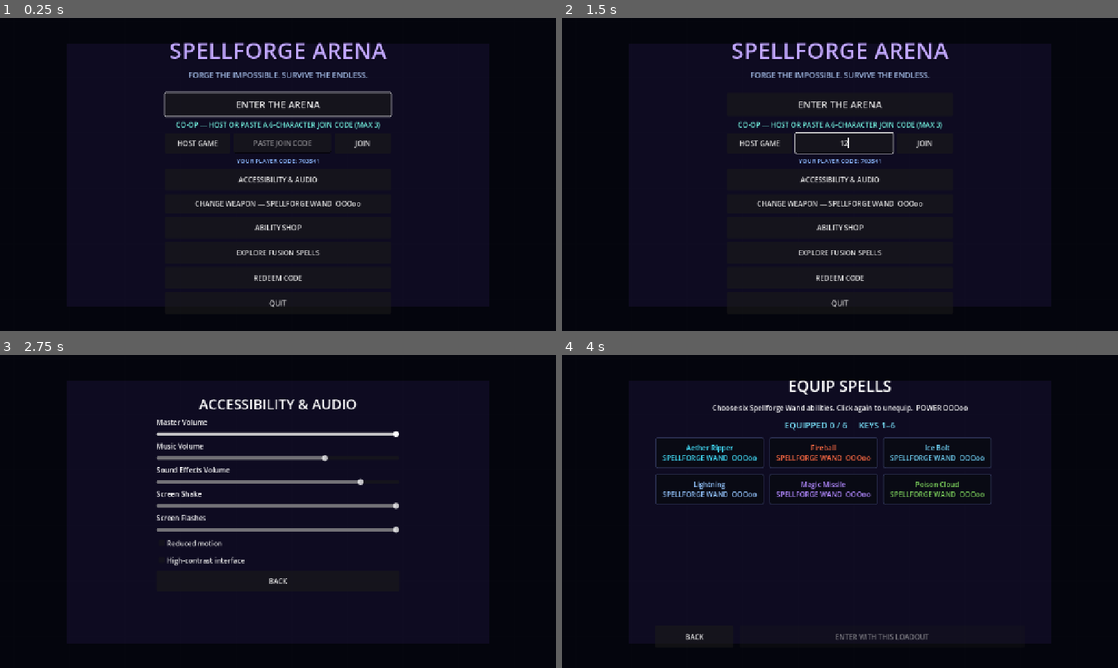
Above: before the commit, frames 1-4 (two rows, left to right).
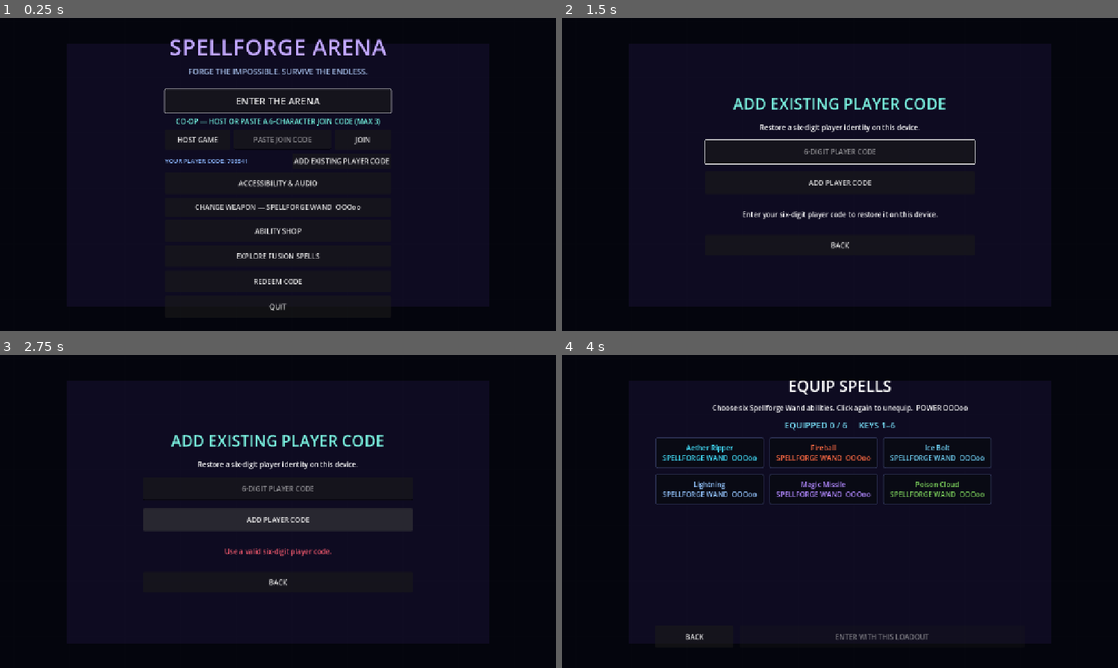
Above: after the commit, the same moments.

Repository: dwangnext/SpellForge-Arena
Game: Godot game, scene res://Scenes/Core/Main.tscn
The game is run twice, just before and just after one commit, with the same random seed, the same clock (stepped at 60 frames per second) and the same inputs.
Inputs (mouse positions are in pixels of both pictures, inside the frame that each line leads up to):
- Up to frame 1 (0.25 s): no input
- Up to frame 2 (1.5 s): click (845, 143) at 0.52 s; type "12" at 0.6 s; click (901, 161) at 1.25 s, where only the run after the commit has a clickable "ADD EXISTING PLAYER CODE"
- Up to frame 3 (2.75 s): click (278, 520) at 2 s, where only the run after the commit has a clickable "ADD PLAYER CODE"
- Up to frame 4 (4 s): click "BACK" at 2.75 s; click "ENTER THE ARENA" at 3.5 s

The runs differ from the first frame. In frame 1, 6.2% of the frame differs, in the area x 29-71%, y 6-94%; in frame 2, 5.5%; in frame 3, 8.3%, in the area x 25-75%, y 14-74%; in frame 4, less than 0.1%.

Commit message:
Add player code recovery and distinct Rift Gauntlet abilities

Diff:
--- a/Resources/Spells/annihilation_wave.tres
+++ b/Resources/Spells/annihilation_wave.tres
@@ -5,7 +5,7 @@
 script = ExtResource("1")
 id = "annihilation_wave"
 display_name = "Annihilation Wave"
-description = "Unzips reality in a colossal straight line, repeatedly erasing everything caught in the breach."
+description = "Unzips reality into a colossal straight scar. Targets inside are steadily erased until the breach seals."
 spell_scene = ExtResource("2")
 visual_style = 6
 primary_color = Color(0.72, 0.12, 1, 1)
--- a/Resources/Spells/chrono_lock.tres
+++ b/Resources/Spells/chrono_lock.tres
@@ -1,11 +1,11 @@
 [gd_resource type="Resource" script_class="SpellDefinition" load_steps=3 format=3]
 [ext_resource type="Script" path="res://Scripts/Spells/spell_definition.gd" id="1"]
-[ext_resource type="PackedScene" path="res://Scenes/Spells/ProjectileSpell.tscn" id="2"]
+[ext_resource type="PackedScene" path="res://Scenes/Spells/ChronoLockProjectile.tscn" id="2"]
 [resource]
 script = ExtResource("1")
 id = "chrono_lock"
 display_name = "Chrono Lock"
-description = "A clockwork mote aggressively seeks a target and arrests its timeline on contact."
+description = "Tags an enemy with three spinning clock-runes. For two seconds they cross-zap the target with rapid electric time damage."
 spell_scene = ExtResource("2")
 visual_style = 2
 primary_color = Color(1, 0.82, 0.16, 1)
@@ -14,15 +14,15 @@
 unlock_cost = 4400
 weapon_id = "gauntlet"
 fusion_eligible = false
-damage = 118.0
-cooldown = 0.62
+damage = 142.0
+cooldown = 1.15
 cast_range = 1080.0
 speed = 1050.0
-knockback_force = 140.0
+knockback_force = 0.0
 homing = true
 homing_strength = 11.0
 intrinsic_status = "stun"
 intrinsic_status_chance = 1.0
-intrinsic_status_duration = 1.4
+intrinsic_status_duration = 0.32
 sound_pitch_hz = 1020.0
 sound_duration = 0.12
--- a/Resources/Spells/null_barrage.tres
+++ b/Resources/Spells/null_barrage.tres
@@ -1,24 +1,27 @@
 [gd_resource type="Resource" script_class="SpellDefinition" load_steps=3 format=3]
 [ext_resource type="Script" path="res://Scripts/Spells/spell_definition.gd" id="1"]
-[ext_resource type="PackedScene" path="res://Scenes/Spells/RevolverSpell.tscn" id="2"]
+[ext_resource type="PackedScene" path="res://Scenes/Spells/DragonFlameSpell.tscn" id="2"]
 [resource]
 script = ExtResource("1")
 id = "null_barrage"
-display_name = "Null Barrage"
-description = "The gauntlet tears open seven tiny firing ports and pours void bolts through them."
+display_name = "Dragonflare Rush"
+description = "Become the dragon: breathe a close-range cone of armor-melting fire while surging 38% faster. The flame never knocks enemies away."
 spell_scene = ExtResource("2")
-visual_style = 8
-primary_color = Color(0.3, 1, 0.82, 1)
-secondary_color = Color(0.78, 0.42, 1, 1)
+visual_style = 0
+primary_color = Color(1, 0.18, 0.035, 1)
+secondary_color = Color(1, 0.86, 0.2, 1)
 weapon_id = "gauntlet"
 fusion_eligible = false
-damage = 62.0
-cooldown = 0.92
-cast_range = 1150.0
-speed = 1550.0
-knockback_force = 72.0
-burst_count = 7
-burst_interval = 0.06
-spread_degrees = 9.0
-sound_pitch_hz = 690.0
-sound_duration = 0.055
+damage = 31.0
+cooldown = 1.15
+cast_range = 300.0
+speed = 0.0
+knockback_force = 0.0
+duration = 0.72
+tick_interval = 0.1
+intrinsic_status = "burn"
+intrinsic_status_chance = 1.0
+intrinsic_status_duration = 2.0
+intrinsic_status_damage = 18.0
+sound_pitch_hz = 145.0
+sound_duration = 0.48
--- a/Resources/Spells/prism_collapse.tres
+++ b/Resources/Spells/prism_collapse.tres
@@ -1,11 +1,11 @@
 [gd_resource type="Resource" script_class="SpellDefinition" load_steps=3 format=3]
 [ext_resource type="Script" path="res://Scripts/Spells/spell_definition.gd" id="1"]
-[ext_resource type="PackedScene" path="res://Scenes/Spells/ClusterRoundSpell.tscn" id="2"]
+[ext_resource type="PackedScene" path="res://Scenes/Spells/RiftStepSpell.tscn" id="2"]
 [resource]
 script = ExtResource("1")
 id = "prism_collapse"
-display_name = "Prism Collapse"
-description = "A bright rift crystal crosses the arena, then collapses into eleven seeking fragments."
+display_name = "Mirrorstep Sever"
+description = "Fold through the arena in one violet flash, cutting every target along the path and leaving a luminous dimensional scar."
 spell_scene = ExtResource("2")
 visual_style = 3
 primary_color = Color(0.15, 0.9, 1, 1)
@@ -14,13 +14,12 @@
 unlock_cost = 7200
 weapon_id = "gauntlet"
 fusion_eligible = false
-damage = 205.0
-cooldown = 1.45
-cast_range = 1200.0
-speed = 900.0
-knockback_force = 225.0
-burst_count = 11
-spread_degrees = 78.0
-impact_delay = 0.62
-sound_pitch_hz = 410.0
-sound_duration = 0.24
+damage = 310.0
+cooldown = 1.8
+cast_range = 380.0
+speed = 0.0
+knockback_force = 65.0
+duration = 0.3
+line_width = 76.0
+sound_pitch_hz = 760.0
+sound_duration = 0.22
--- /dev/null
+++ b/Scenes/Spells/ChronoLockProjectile.tscn
@@ -0,0 +1,17 @@
+[gd_scene load_steps=3 format=3]
+
+[ext_resource type="Script" path="res://Scripts/Spells/chrono_lock_projectile.gd" id="1"]
+
+[sub_resource type="CircleShape2D" id="1"]
+radius = 15.0
+
+[node name="ChronoLockProjectile" type="Node2D"]
+z_index = 7
+script = ExtResource("1")
+
+[node name="Hitbox" type="Area2D" parent="."]
+collision_layer = 8
+collision_mask = 16
+
+[node name="CollisionShape2D" type="CollisionShape2D" parent="Hitbox"]
+shape = SubResource("1")
--- /dev/null
+++ b/Scenes/Spells/DragonFlameSpell.tscn
@@ -0,0 +1,7 @@
+[gd_scene load_steps=2 format=3]
+
+[ext_resource type="Script" path="res://Scripts/Spells/dragon_flame_spell.gd" id="1"]
+
+[node name="DragonFlameSpell" type="Node2D"]
+z_index = 7
+script = ExtResource("1")
--- /dev/null
+++ b/Scenes/Spells/RiftStepSpell.tscn
@@ -0,0 +1,7 @@
+[gd_scene load_steps=2 format=3]
+
+[ext_resource type="Script" path="res://Scripts/Spells/rift_step_spell.gd" id="1"]
+
+[node name="RiftStepSpell" type="Node2D"]
+z_index = 8
+script = ExtResource("1")
--- a/Scripts/Meta/meta_progression.gd
+++ b/Scripts/Meta/meta_progression.gd
@@ -13,7 +13,7 @@
 const WEAPON_DATA := {
 	"wand": {"name": "Spellforge Wand", "cost": 0, "power": 3, "description": "Flexible elements, area control, and fusion spells"},
 	"revolver": {"name": "Arcane Revolver", "cost": 10000, "power": 4, "description": "Rapid salvos, rail rounds, and stunning ammunition"},
-	"gauntlet": {"name": "Rift Gauntlet", "cost": 18000, "power": 5, "description": "Singularities, phase weapons, and reality-breaking barrages"},
+	"gauntlet": {"name": "Rift Gauntlet", "cost": 18000, "power": 5, "description": "Dragonfire, time traps, teleport slashes, and singularities"},
 }
 
 var meta_coins := 0
@@ -244,6 +244,15 @@
 	for recipe in fusion_recipes:
 		unlocked_fusions[recipe.id] = true
 	_commit_change()
+
+
+func set_player_code(code: String) -> bool:
+	var cleaned := code.strip_edges()
+	if cleaned.length() != 6 or not cleaned.is_valid_int():
+		return false
+	player_code = cleaned
+	_commit_change()
+	return true
 
 
 func get_fusion_cost(recipe: FusionRecipe) -> int:
--- a/Scripts/Player/player_controller.gd
+++ b/Scripts/Player/player_controller.gd
@@ -25,6 +25,8 @@
 var _animation_time := 0.0
 var _riot_shield_active := false
 var _weapon_id := "wand"
+var _temporary_speed_multiplier := 1.0
+var _speed_boost_remaining := 0.0
 
 
 func _ready() -> void:
@@ -51,6 +53,7 @@
 
 func _physics_process(delta: float) -> void:
 	_animation_time += delta
+	_update_temporary_speed(delta)
 	queue_redraw()
 	_update_aim()
 	_update_dash_cooldown(delta)
@@ -74,7 +77,7 @@
 
 func _process_movement(delta: float) -> void:
 	var input_direction := InputManager.get_movement_vector()
-	var target_speed := maximum_speed
+	var target_speed := maximum_speed * _temporary_speed_multiplier
 	if input_direction.length_squared() <= 0.0 and InputManager.is_cursor_move_pressed():
 		var cursor_offset := InputManager.get_aim_position(get_viewport()) - global_position
 		if cursor_offset.length() > 12.0:
@@ -86,6 +89,20 @@
 		velocity = velocity.move_toward(target_velocity, acceleration * delta)
 	else:
 		velocity = velocity.move_toward(Vector2.ZERO, deceleration * delta)
+
+
+func grant_temporary_speed(multiplier: float, duration: float) -> void:
+	_temporary_speed_multiplier = maxf(_temporary_speed_multiplier, maxf(multiplier, 1.0))
+	_speed_boost_remaining = maxf(_speed_boost_remaining, duration)
+
+
+func _update_temporary_speed(delta: float) -> void:
+	if _speed_boost_remaining <= 0.0:
+		_temporary_speed_multiplier = 1.0
+		return
+	_speed_boost_remaining = maxf(_speed_boost_remaining - delta, 0.0)
+	if _speed_boost_remaining <= 0.0:
+		_temporary_speed_multiplier = 1.0
 
 
 func _try_start_dash() -> void:
--- /dev/null
+++ b/Scripts/Spells/chrono_lock_field.gd
@@ -0,0 +1,55 @@
+class_name ChronoLockField
+extends Spell
+
+const LOCK_DURATION := 2.0
+const DAMAGE_INTERVAL := 0.25
+
+var _target: Area2D
+var _elapsed := 0.0
+var _damage_remaining := 0.0
+
+
+func bind_target(target: Area2D) -> void:
+	_target = target
+
+
+func activate() -> void:
+	sound_enabled = false
+	super.activate()
+	_damage_remaining = 0.0
+	queue_redraw()
+
+
+func _physics_process(delta: float) -> void:
+	_elapsed += delta
+	_damage_remaining -= delta
+	if not is_instance_valid(_target) or _target.is_queued_for_deletion():
+		finish()
+		return
+	global_position = _target.global_position
+	global_rotation = 0.0
+	if _damage_remaining <= 0.0:
+		_damage_remaining += DAMAGE_INTERVAL
+		damage_hurtbox(_target, 0.13, Vector2.ZERO)
+		AudioManager.play_spell_sfx(global_position, 1180.0 + sin(_elapsed * 17.0) * 120.0, 0.045)
+	queue_redraw()
+	if _elapsed >= LOCK_DURATION:
+		CameraEffects.flash(Color("76dfff"), 0.08, 0.09)
+		finish()
+
+
+func _draw() -> void:
+	var pulse := 1.0 + sin(_elapsed * 14.0) * 0.08
+	var spin := _elapsed * 5.5
+	draw_circle(Vector2.ZERO, 35.0 * pulse, Color(0.18, 0.55, 1.0, 0.09))
+	draw_arc(Vector2.ZERO, 31.0 * pulse, spin, spin + 4.9, 36, Color("80edff"), 3.0, true)
+	draw_arc(Vector2.ZERO, 23.0, -spin * 1.3, -spin * 1.3 + 4.4, 30, Color("ffe260"), 2.5, true)
+	for index in range(3):
+		var angle := spin + TAU * float(index) / 3.0
+		var rune_position := Vector2.RIGHT.rotated(angle) * 42.0
+		draw_circle(rune_position, 7.0, Color("ffe260"))
+		draw_circle(rune_position, 3.0, Color.WHITE)
+		var zig := PackedVector2Array([rune_position, rune_position * 0.62 + Vector2(-5, 4).rotated(angle), Vector2.RIGHT.rotated(angle + 0.7) * 13.0, Vector2.ZERO])
+		draw_polyline(zig, Color("79eaff"), 2.5, true)
+	draw_line(Vector2(-13, 0), Vector2(13, 0), Color("d9fbff"), 2.0, true)
+	draw_line(Vector2(0, -13), Vector2(0, 13), Color("d9fbff"), 2.0, true)
--- /dev/null
+++ b/Scripts/Spells/chrono_lock_projectile.gd
@@ -0,0 +1,30 @@
+class_name ChronoLockProjectile
+extends ProjectileSpell
+
+
+func _on_area_entered(area: Area2D) -> void:
+	if _ended or not area.has_method("receive_hit"):
+		return
+	var target_id := area.get_instance_id()
+	if _hit_ids.has(target_id):
+		return
+	_hit_ids[target_id] = true
+	damage_hurtbox(area, 0.35, Vector2.ZERO)
+	var field := ChronoLockField.new()
+	get_parent().add_child(field)
+	field.configure(definition, caster, area.global_position, area.global_position, modifiers)
+	field.bind_target(area)
+	field.activate()
+	CameraEffects.flash(Color("80edff"), 0.12, 0.1)
+	_end_projectile(false)
+
+
+func _draw() -> void:
+	if definition == null:
+		return
+	var time := Time.get_ticks_msec() * 0.006
+	draw_circle(Vector2.ZERO, 14.0, Color(0.3, 0.82, 1.0, 0.22))
+	draw_arc(Vector2.ZERO, 11.0, time, time + 5.0, 24, definition.primary_color, 2.5, true)
+	draw_line(Vector2.ZERO, Vector2(7, 0).rotated(time * 0.7), Color.WHITE, 2.0, true)
+	draw_line(Vector2.ZERO, Vector2(5, 0).rotated(-time * 1.8), definition.secondary_color, 2.0, true)
+	draw_circle(Vector2.ZERO, 2.5, Color.WHITE)
--- /dev/null
+++ b/Scripts/Spells/dragon_flame_spell.gd
@@ -0,0 +1,68 @@
+class_name DragonFlameSpell
+extends Spell
+
+const CONE_HALF_ANGLE := deg_to_rad(31.0)
+
+var _elapsed := 0.0
+var _tick_remaining := 0.0
+var _query_shape := CircleShape2D.new()
+var _query := PhysicsShapeQueryParameters2D.new()
+
+
+func activate() -> void:
+	super.activate()
+	_query_shape.radius = get_cast_range()
+	_query.shape = _query_shape
+	_query.collision_mask = 16
+	_query.collide_with_areas = true
+	_query.collide_with_bodies = false
+	if is_instance_valid(caster) and caster.has_method("grant_temporary_speed"):
+		caster.grant_temporary_speed(1.38, definition.duration + 0.8)
+	CameraEffects.flash(Color("ff793d"), 0.09, 0.08)
+
+
+func _physics_process(delta: float) -> void:
+	_elapsed += delta
+	_tick_remaining -= delta
+	if is_instance_valid(caster):
+		global_position = caster.global_position
+		direction = Vector2.RIGHT.rotated(caster.global_rotation)
+		global_rotation = direction.angle()
+	if _tick_remaining <= 0.0:
+		_tick_remaining += definition.tick_interval
+		_damage_cone()
+	queue_redraw()
+	if _elapsed >= definition.duration:
+		finish()
+
+
+func _damage_cone() -> void:
+	_query.transform = Transform2D(0.0, global_position)
+	for result in get_world_2d().direct_space_state.intersect_shape(_query, 128):
+		var hurtbox := result.get("collider") as Area2D
+		if hurtbox == null:
+			continue
+		var offset := hurtbox.global_position - global_position
+		if offset.length_squared() <= 1.0 or absf(direction.angle_to(offset.normalized())) <= CONE_HALF_ANGLE:
+			damage_hurtbox(hurtbox, 1.0, Vector2.ZERO)
+
+
+func _draw() -> void:
+	if definition == null:
+		return
+	var life := clampf(_elapsed / maxf(definition.duration, 0.01), 0.0, 1.0)
+	var flicker := 0.86 + sin(_elapsed * 48.0) * 0.12
+	var length := get_cast_range() * flicker
+	var outer := PackedVector2Array([Vector2(8, 0)])
+	var inner := PackedVector2Array([Vector2(12, 0)])
+	for index in range(13):
+		var amount := float(index) / 12.0
+		var angle := lerpf(-CONE_HALF_ANGLE, CONE_HALF_ANGLE, amount)
+		outer.append(Vector2.RIGHT.rotated(angle) * length * (0.86 + sin(index * 2.7 + _elapsed * 35.0) * 0.08))
+		inner.append(Vector2.RIGHT.rotated(angle * 0.72) * length * 0.72)
+	draw_colored_polygon(outer, Color(1.0, 0.15, 0.025, 0.38 * (1.0 - life * 0.35)))
+	draw_colored_polygon(inner, Color(1.0, 0.78, 0.12, 0.72))
+	for index in range(5):
+		var progress := fmod(_elapsed * (2.2 + index * 0.18) + index * 0.19, 1.0)
+		var flame_position := Vector2(get_cast_range() * progress, sin(_elapsed * 24.0 + index * 1.7) * progress * 65.0)
+		draw_circle(flame_position, lerpf(14.0, 4.0, progress), Color("fff2a3" if index % 2 == 0 else "ff4d27"))
--- /dev/null
+++ b/Scripts/Spells/rift_step_spell.gd
@@ -0,0 +1,50 @@
+class_name RiftStepSpell
+extends Spell
+
+var _elapsed := 0.0
+var _slash_length := 0.0
+var _shape := RectangleShape2D.new()
+var _query := PhysicsShapeQueryParameters2D.new()
+
+
+func activate() -> void:
+	super.activate()
+	_slash_length = cast_origin.distance_to(target_position)
+	_shape.size = Vector2(maxf(_slash_length, 1.0), definition.line_width)
+	_query.shape = _shape
+	_query.transform = Transform2D(direction.angle(), cast_origin + direction * _slash_length * 0.5)
+	_query.collision_mask = 16
+	_query.collide_with_areas = true
+	_query.collide_with_bodies = false
+	for result in get_world_2d().direct_space_state.intersect_shape(_query, 128):
+		var hurtbox := result.get("collider") as Area2D
+		if hurtbox != null:
+			damage_hurtbox(hurtbox, 1.0, direction)
+	if is_instance_valid(caster):
+		caster.global_position = target_position
+		if caster.has_method("grant_temporary_speed"):
+			caster.grant_temporary_speed(1.18, 0.75)
+	CameraEffects.shake(7.0, 0.18)
+	CameraEffects.flash(Color("ef68ff"), 0.14, 0.12)
+	queue_redraw()
+
+
+func _physics_process(delta: float) -> void:
+	_elapsed += delta
+	queue_redraw()
+	if _elapsed >= definition.duration:
+		finish()
+
+
+func _draw() -> void:
+	if definition == null:
+		return
+	var fade := 1.0 - clampf(_elapsed / maxf(definition.duration, 0.01), 0.0, 1.0)
+	var end := Vector2(_slash_length, 0.0)
+	draw_line(Vector2.ZERO, end, Color(0.55, 0.05, 1.0, 0.18 * fade), definition.line_width * 2.2, true)
+	draw_line(Vector2.ZERO, end, Color(definition.primary_color, 0.72 * fade), definition.line_width, true)
+	draw_line(Vector2.ZERO, end, Color(definition.secondary_color, fade), 5.0, true)
+	for index in range(6):
+		var progress := float(index) / 5.0
+		var center := end * progress
+		draw_arc(center, 18.0 + index * 3.0, -1.2, 1.2, 12, Color(definition.secondary_color, fade * (1.0 - progress * 0.5)), 3.0, true)
--- a/UI/Scenes/MainMenu.tscn
+++ b/UI/Scenes/MainMenu.tscn
@@ -91,13 +91,22 @@
 custom_minimum_size = Vector2(130, 46)
 layout_mode = 2
 text = "JOIN"
-[node name="PlayerCode" type="Label" parent="Center/MenuPanel"]
-unique_name_in_owner = true
-layout_mode = 2
+[node name="PlayerCodeRow" type="HBoxContainer" parent="Center/MenuPanel"]
+layout_mode = 2
+theme_override_constants/separation = 8
+[node name="PlayerCode" type="Label" parent="Center/MenuPanel/PlayerCodeRow"]
+unique_name_in_owner = true
+layout_mode = 2
+size_flags_horizontal = 3
 theme_override_colors/font_color = Color(0.55, 0.72, 1, 1)
 theme_override_font_sizes/font_size = 14
 text = "YOUR PLAYER CODE: ------"
-horizontal_alignment = 1
+vertical_alignment = 1
+[node name="ExistingPlayerButton" type="Button" parent="Center/MenuPanel/PlayerCodeRow"]
+unique_name_in_owner = true
+custom_minimum_size = Vector2(225, 36)
+layout_mode = 2
+text = "ADD EXISTING PLAYER CODE"
 [node name="SettingsButton" type="Button" parent="Center/MenuPanel"]
 unique_name_in_owner = true
 custom_minimum_size = Vector2(0, 50)
@@ -539,6 +548,46 @@
 vertical_alignment = 1
 
 [node name="BackButton" type="Button" parent="Center/RedeemPanel"]
+custom_minimum_size = Vector2(0, 48)
+layout_mode = 2
+text = "BACK"
+[node name="PlayerCodePanel" type="VBoxContainer" parent="Center"]
+unique_name_in_owner = true
+visible = false
+custom_minimum_size = Vector2(620, 420)
+layout_mode = 2
+theme_override_constants/separation = 18
+alignment = 1
+[node name="Title" type="Label" parent="Center/PlayerCodePanel"]
+layout_mode = 2
+theme_override_colors/font_color = Color(0.48, 0.95, 0.88, 1)
+theme_override_font_sizes/font_size = 36
+text = "ADD EXISTING PLAYER CODE"
+horizontal_alignment = 1
+[node name="Hint" type="Label" parent="Center/PlayerCodePanel"]
+layout_mode = 2
+text = "Restore a six-digit player identity on this device."
+horizontal_alignment = 1
+[node name="ExistingPlayerCode" type="LineEdit" parent="Center/PlayerCodePanel"]
+unique_name_in_owner = true
+custom_minimum_size = Vector2(0, 54)
+layout_mode = 2
+placeholder_text = "6-DIGIT PLAYER CODE"
+max_length = 6
+alignment = 1
+[node name="SubmitButton" type="Button" parent="Center/PlayerCodePanel"]
+custom_minimum_size = Vector2(0, 52)
+layout_mode = 2
+text = "ADD PLAYER CODE"
+[node name="PlayerCodeStatus" type="Label" parent="Center/PlayerCodePanel"]
+unique_name_in_owner = true
+custom_minimum_size = Vector2(0, 58)
+layout_mode = 2
+text = "Enter your six-digit player code to restore it on this device."
+horizontal_alignment = 1
+vertical_alignment = 1
+autowrap_mode = 2
+[node name="BackButton" type="Button" parent="Center/PlayerCodePanel"]
 custom_minimum_size = Vector2(0, 48)
 layout_mode = 2
 text = "BACK"
@@ -555,6 +604,7 @@
 [connection signal="pressed" from="Center/MenuPanel/AbilitiesButton" to="." method="_on_abilities_pressed"]
 [connection signal="pressed" from="Center/MenuPanel/FusionsButton" to="." method="_on_fusions_pressed"]
 [connection signal="pressed" from="Center/MenuPanel/RedeemButton" to="." method="_on_redeem_pressed"]
+[connection signal="pressed" from="Center/MenuPanel/PlayerCodeRow/ExistingPlayerButton" to="." method="_on_existing_player_pressed"]
 [connection signal="pressed" from="Center/MenuPanel/QuitButton" to="." method="_on_quit_pressed"]
 [connection signal="pressed" from="Center/LobbyPanel/LobbyStartButton" to="." method="_on_lobby_start_pressed"]
 [connection signal="pressed" from="Center/LobbyPanel/BackButton" to="." method="_on_lobby_back_pressed"]
@@ -572,3 +622,6 @@
 [connection signal="text_submitted" from="Center/RedeemPanel/RedeemCode" to="." method="_on_redeem_submit_pressed"]
 [connection signal="pressed" from="Center/RedeemPanel/SubmitButton" to="." method="_on_redeem_submit_pressed"]
 [connection signal="pressed" from="Center/RedeemPanel/BackButton" to="." method="_on_redeem_back_pressed"]
+[connection signal="text_submitted" from="Center/PlayerCodePanel/ExistingPlayerCode" to="." method="_on_existing_player_submit_pressed"]
+[connection signal="pressed" from="Center/PlayerCodePanel/SubmitButton" to="." method="_on_existing_player_submit_pressed"]
+[connection signal="pressed" from="Center/PlayerCodePanel/BackButton" to="." method="_on_existing_player_back_pressed"]
--- a/UI/Scripts/main_menu.gd
+++ b/UI/Scripts/main_menu.gd
@@ -21,6 +21,9 @@
 @onready var redeem_panel: VBoxContainer = %RedeemPanel
 @onready var redeem_code: LineEdit = %RedeemCode
 @onready var redeem_status: Label = %RedeemStatus
+@onready var player_code_panel: VBoxContainer = %PlayerCodePanel
+@onready var existing_player_code: LineEdit = %ExistingPlayerCode
+@onready var player_code_status: Label = %PlayerCodeStatus
 @onready var weapon_panel: VBoxContainer = %WeaponPanel
 @onready var weapon_status: Label = %WeaponStatus
 @onready var equip_subtitle: Label = %EquipSubtitle
@@ -242,7 +245,7 @@
 
 
 func _show_only(active_panel: Control) -> void:
-	for panel in [menu_panel, settings_panel, ability_panel, fusion_panel, equip_panel, redeem_panel, weapon_panel, lobby_panel]:
+	for panel in [menu_panel, settings_panel, ability_panel, fusion_panel, equip_panel, redeem_panel, player_code_panel, weapon_panel, lobby_panel]:
 		panel.visible = panel == active_panel
 
 
@@ -277,6 +280,37 @@
 func _on_redeem_back_pressed() -> void:
 	_show_only(menu_panel)
 	%RedeemButton.grab_focus()
+
+
+func _on_existing_player_pressed() -> void:
+	_show_only(player_code_panel)
+	existing_player_code.clear()
+	player_code_status.text = "Enter your six-digit player code to restore it on this device."
+	player_code_status.remove_theme_color_override("font_color")
+	existing_player_code.grab_focus()
+
+
+func _on_existing_player_submit_pressed(_submitted_text := "") -> void:
+	var entered := existing_player_code.text.strip_edges()
+	if entered == "6189":
+		MetaProgression.unlock_everything()
+		_refresh_weapon_labels()
+		_refresh_ability_shop()
+		player_code_status.text = "MASTER ARSENAL RESTORED — every weapon, ability, and fusion is unlocked."
+		player_code_status.add_theme_color_override("font_color", Color("ffd447"))
+	elif MetaProgression.set_player_code(entered):
+		player_code_label.text = "YOUR PLAYER CODE: %s" % MetaProgression.player_code
+		player_code_status.text = "PLAYER CODE ADDED TO THIS DEVICE."
+		player_code_status.add_theme_color_override("font_color", Color("7fffe5"))
+	else:
+		player_code_status.text = "Use a valid six-digit player code."
+		player_code_status.add_theme_color_override("font_color", Color("ff5d72"))
+	existing_player_code.clear()
+
+
+func _on_existing_player_back_pressed() -> void:
+	_show_only(menu_panel)
+	%ExistingPlayerButton.grab_focus()
 
 
 func _refresh_equip_screen() -> void:
Not shown, added: Scripts/Spells/chrono_lock_field.gd.uid
Not shown, added: Scripts/Spells/chrono_lock_projectile.gd.uid
Not shown, added: Scripts/Spells/dragon_flame_spell.gd.uid
Not shown, added: Scripts/Spells/rift_step_spell.gd.uid
